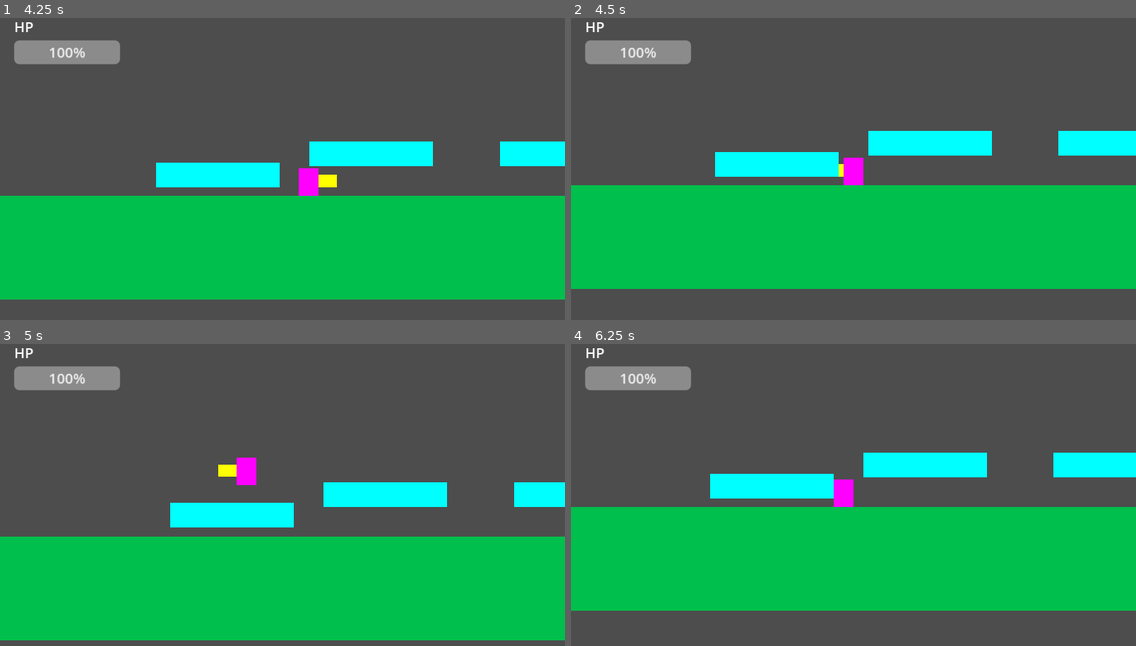
Above: before the commit, frames 1-4 (two rows, left to right).
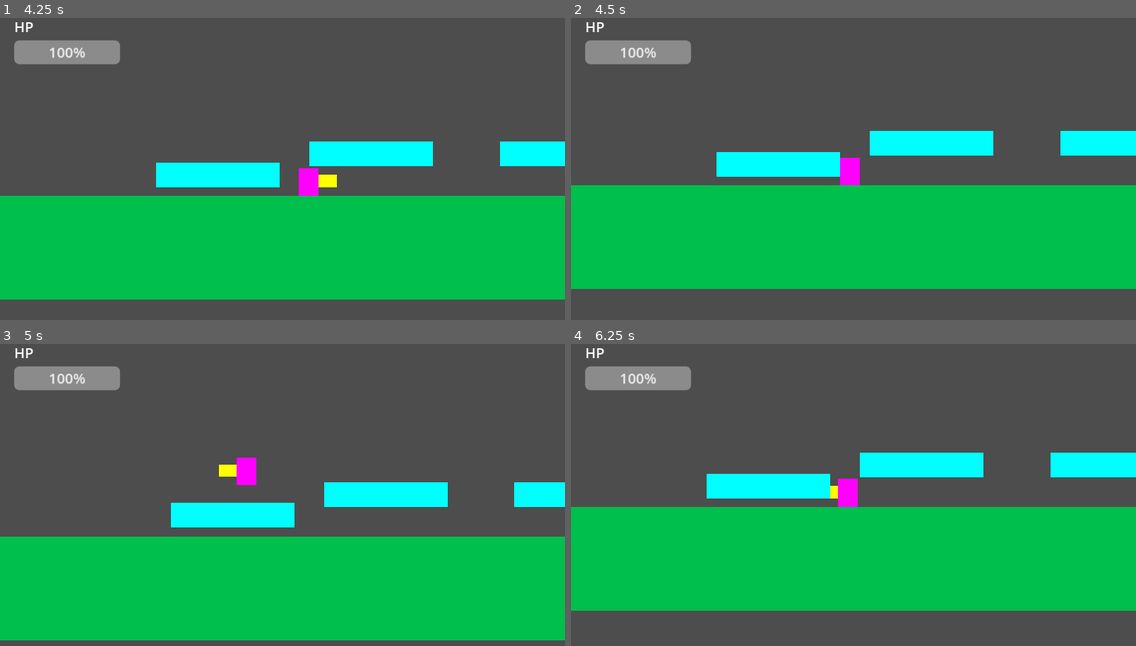
Above: after the commit, the same moments.

Repository: matbloxoficial-dev/world-corrupted
Game: Godot game, scene res://scenes/levels/nivel_prueba.tscn
Same seed, same stepped clock (60 frames per second), same inputs: the game is played once before the commit and once after it. The project has no main scene, so this scene is started directly.
Inputs (mouse positions are in pixels of both pictures, inside the frame that each line leads up to):
- Up to frame 1 (4.25 s): move the mouse to (406, 144) at 0.52 s; hold D (move_right) 0.53-2.03 s; click (406, 144) at 0.6 s; tap Space (jump) at 0.77, 1.52, 3.02, 3.77 s; move the mouse to (169, 178) at 1.27 s; tap Shift (dash) at 1.35, 3.6 s; move the mouse to (339, 90) at 2.02 s; hold A (move_left) 2.03-2.78 s; right-click (339, 90) at 2.1 s; move the mouse to (254, 223) at 2.77 s; hold D (move_right) from 2.78 s (still down); click (254, 223) at 2.85 s; move the mouse to (452, 208) at 3.52 s
- Up to frame 2 (4.5 s): move the mouse to (684, 114) at 4.27 s; release D (move_right) at 4.28 s; hold A (move_left) from 4.28 s (still down); right-click (684, 114) at 4.35 s
- Up to frame 3 (5 s): keep holding A (move_left); tap Space (jump) at 4.52 s
- Up to frame 4 (6.25 s): move the mouse to (881, 485) at 5.02 s; release A (move_left) at 5.03 s; hold D (move_right) 5.03-5.78 s; click (881, 485) at 5.1 s; move the mouse to (768, 407) at 5.77 s; hold A (move_left) from 5.78 s (still down); tap Shift (dash) at 5.85 s; tap Space (jump) at 6.02 s

Frame 1 is identical in both runs. In frame 2, 0.2% of the frame differs, in the area x 25-87%, y 37-56%; in frame 3, less than 0.1%; in frame 4, 0.4%, in the area x 24-86%, y 35-54%.

Commit message:
Agrego sistema de checkpoints - altares con reaparicion y restauracion de HP

Diff:
--- /dev/null
+++ b/scenes/levels/altar.tscn
@@ -0,0 +1,20 @@
+[gd_scene load_steps=3 format=3 uid="uid://bm5g2aomqo5ea"]
+
+[ext_resource type="Script" path="res://scripts/altar.gd" id="1_uyodh"]
+
+[sub_resource type="RectangleShape2D" id="RectangleShape2D_l4s57"]
+size = Vector2(32, 48)
+
+[node name="Altar" type="Area2D"]
+script = ExtResource("1_uyodh")
+
+[node name="ColorRect" type="ColorRect" parent="."]
+offset_left = -16.0
+offset_top = -24.0
+offset_right = 16.0
+offset_bottom = 24.0
+color = Color(1, 0.709804, 0, 1)
+
+[node name="CollisionShape2D" type="CollisionShape2D" parent="."]
+position = Vector2(-0.25, 0)
+shape = SubResource("RectangleShape2D_l4s57")
--- a/scenes/levels/nivel_prueba.tscn
+++ b/scenes/levels/nivel_prueba.tscn
@@ -1,8 +1,9 @@
-[gd_scene load_steps=6 format=3 uid="uid://c2nrmhdibolff"]
+[gd_scene load_steps=7 format=3 uid="uid://c2nrmhdibolff"]
 
 [ext_resource type="PackedScene" uid="uid://dsmn575ms4yh" path="res://scenes/player/tekaya.tscn" id="1_guio4"]
 [ext_resource type="PackedScene" uid="uid://cwjto3bmnxdbt" path="res://scenes/enemies/enemigo_basico.tscn" id="2_uily5"]
 [ext_resource type="PackedScene" uid="uid://bqqo6xwqsedhv" path="res://scenes/ui/hud.tscn" id="3_nxs2r"]
+[ext_resource type="PackedScene" uid="uid://bm5g2aomqo5ea" path="res://scenes/levels/altar.tscn" id="4_rp4yx"]
 
 [sub_resource type="RectangleShape2D" id="RectangleShape2D_7s6c7"]
 size = Vector2(27.3906, 5.125)
@@ -76,3 +77,6 @@
 position = Vector2(1207, 231)
 
 [node name="HUD" parent="." instance=ExtResource("3_nxs2r")]
+
+[node name="Altar" parent="." instance=ExtResource("4_rp4yx")]
+position = Vector2(1675, 540)
--- /dev/null
+++ b/scripts/altar.gd
@@ -0,0 +1,18 @@
+extends Area2D
+
+var activado = false
+
+func _ready() -> void:
+	body_entered.connect(_on_body_entered)
+
+func _on_body_entered(body: Node) -> void:
+	if body.name == "Tekaya" and not activado:
+		activado = true
+		$ColorRect.color = Color("#FFFFFF")
+		body.hp = body.MAX_HP
+		if body.hud:
+			body.hud.actualizar_hp(body.hp, body.MAX_HP)
+
+		# Guarda la posición del altar como punto de reaparición
+		body.punto_reaparicion = global_position
+		print("Altar activado — HP restaurado al máximo")
--- a/scripts/tekaya.gd
+++ b/scripts/tekaya.gd
@@ -18,6 +18,7 @@
 const TIEMPO_CARGA = 0.8
 const VENTANA_COMBO = 0.5
 
+var punto_reaparicion = Vector2.ZERO
 var hud = null
 var dash_timer = 0.0
 var dash_cooldown_timer = 0.0
@@ -168,11 +169,15 @@
 func morir() -> void:
 	set_physics_process(false)
 	await get_tree().create_timer(1.2).timeout
-	get_tree().reload_current_scene()
-
-@warning_ignore("unused_parameter")
-func _on_hitbox_area_entered(area: Area2D) -> void:
-	pass
+
+	if punto_reaparicion != Vector2.ZERO:
+		hp = MAX_HP / 2
+		global_position = punto_reaparicion
+		set_physics_process(true)
+		if hud:
+			hud.actualizar_hp(hp, MAX_HP)
+	else:
+		get_tree().reload_current_scene()
 
 func _on_hitbox_body_entered(body: Node) -> void:
 	if body.has_method("recibir_danio"):
